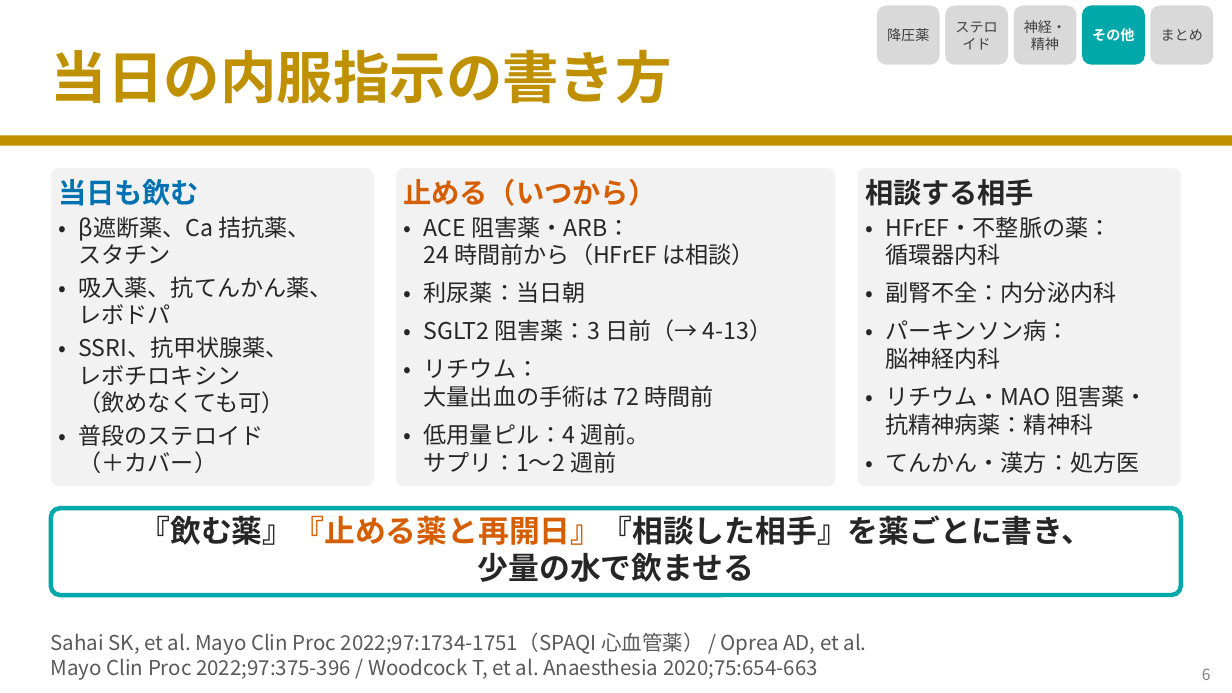
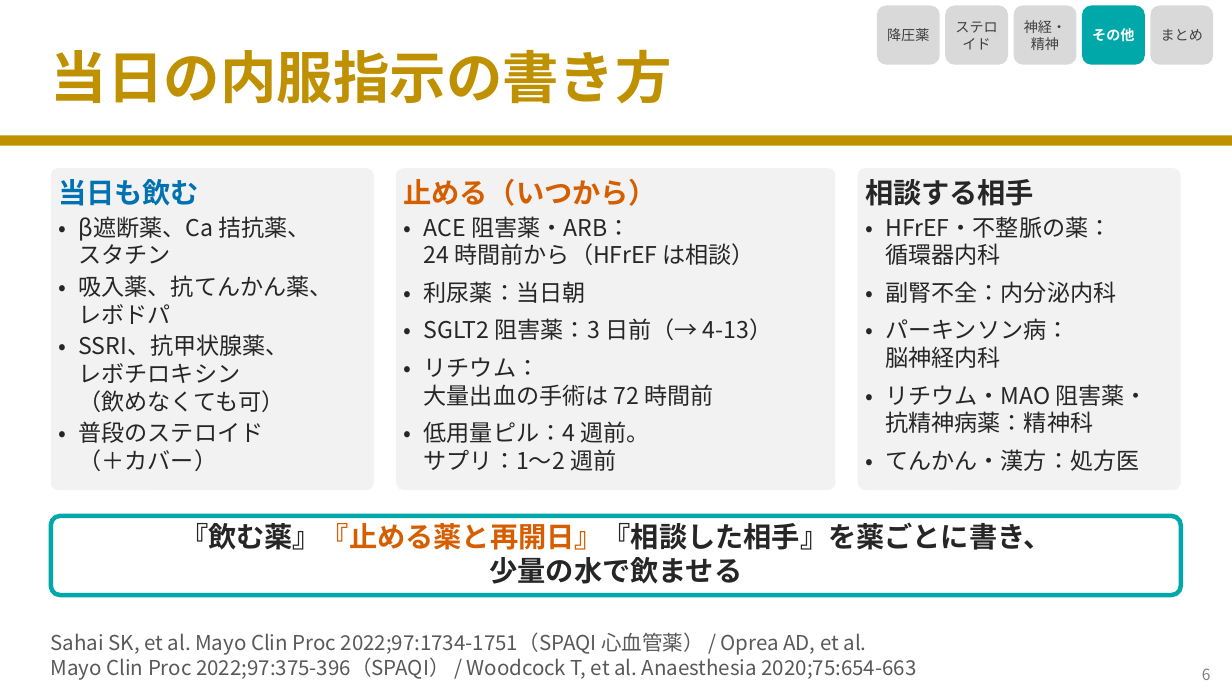
Before and after one commit to nobumitsu-3141/Anes-lecture, a slide deck: slide 7 of slides/4-14_other_chronic_drugs/4-14_other_chronic_drugs.pptx. Drawn at 1232x693 pixels with LibreOffice and Linux fonts; fonts in the diff are those of the drawing. Boxes give left, top, right and bottom in pixels: in the first picture for what was removed or moved away, otherwise in the second. Text is boxed around its words. In the diff, an @@ line names an element or a change of style, - is before the commit and + after.

```diff
--- a/slides/4-14_other_chronic_drugs/4-14_other_chronic_drugs.pptx
+++ b/slides/4-14_other_chronic_drugs/4-14_other_chronic_drugs.pptx
@@ rounded rectangle: place and size @@
-rounded rectangle at bbox=[51, 168, 374, 486]
+rounded rectangle at bbox=[51, 168, 374, 490]
@@ rounded rectangle: place and size @@
-rounded rectangle at bbox=[396, 168, 836, 486]
+rounded rectangle at bbox=[396, 168, 836, 490]
@@ rounded rectangle: place and size @@
-rounded rectangle at bbox=[858, 168, 1181, 486]
+rounded rectangle at bbox=[858, 168, 1181, 490]
@@ rounded rectangle: place and size @@
-rounded rectangle at bbox=[51, 508, 1181, 595]
+rounded rectangle at bbox=[51, 516, 1181, 595]
@@ rounded rectangle at bbox=[51, 516, 1181, 595]: proportions changed @@
@@ text "『飲む薬』『止める薬と再開日』『相談した相手』を薬ごとに書き、" at bbox=[180, 522, 1052, 550]: size 24 to 22 pt @@
@@ text "『飲む薬』『止める薬と再開日』『相談した相手』を薬ごとに書き、": place and size @@
-text "『飲む薬』『止める薬と再開日』『相談した相手』を薬ごとに書き、" at bbox=[140, 515, 1093, 545]
+text "『飲む薬』『止める薬と再開日』『相談した相手』を薬ごとに書き、" at bbox=[180, 522, 1052, 550]
@@ text "少量の水で飲ませる" at bbox=[489, 557, 742, 584]: size 24 to 22 pt @@
@@ text at bbox=[51, 654, 917, 680]: text changed @@
-Mayo Clin Proc 2022;97:375-396 / Woodcock T, et al. Anaesthesia 2020;75:654-663
+Mayo Clin Proc 2022;97:375-396（SPAQI） / Woodcock T, et al. Anaesthesia 2020;75:654-663
```
Also in this commit, not shown: 5 other slides changed, 4 other files.
